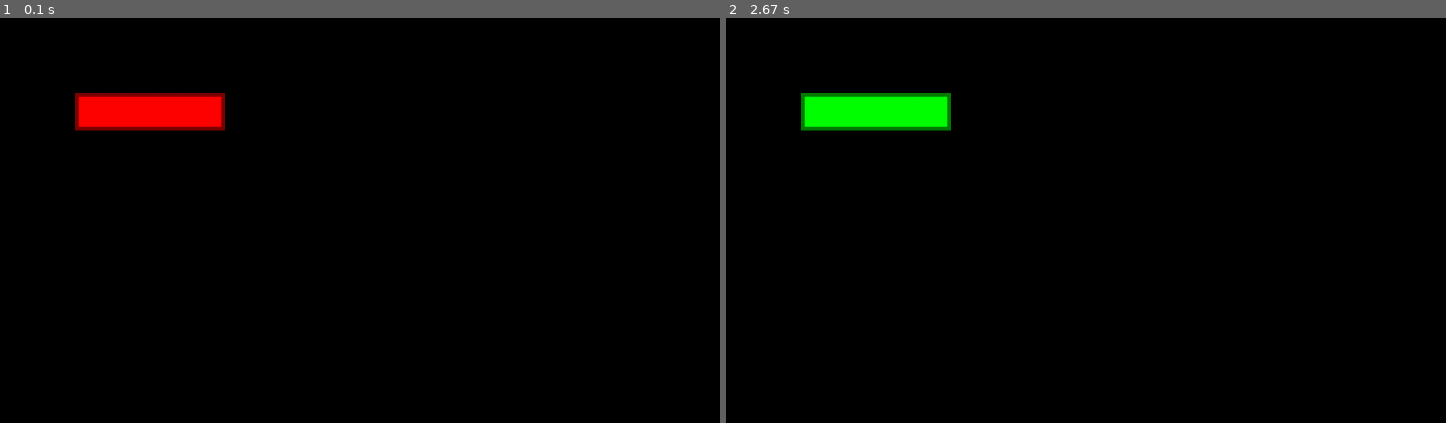
Above: before the commit, frames 1-2 (left to right).
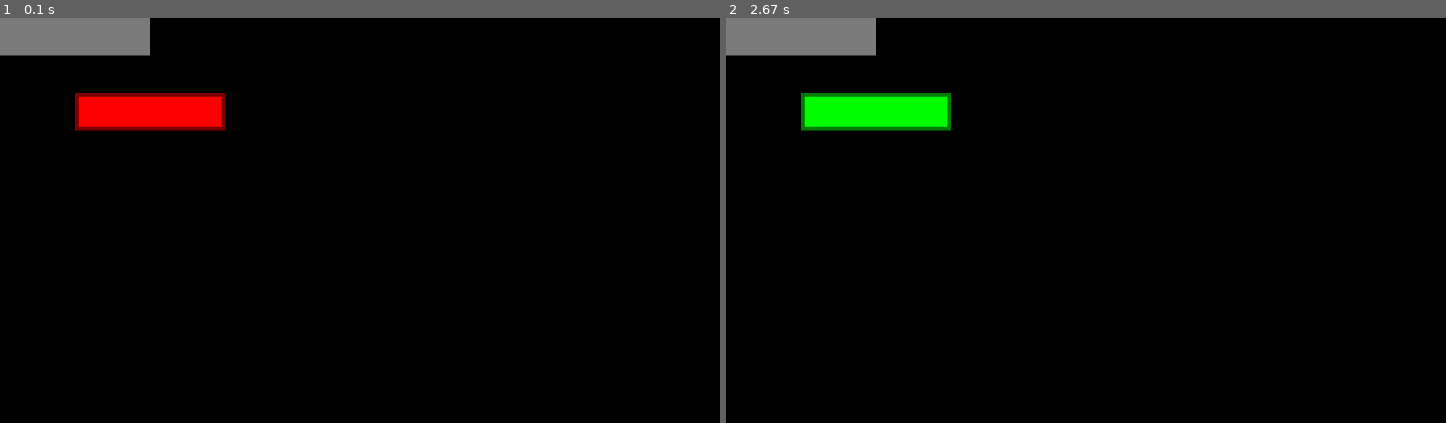
Above: after the commit, the same moments.

Repository: artieur262/jeu-sur-pygme-WIP-pas-de-nom
Game: pygame game, started from teste12.py
Two runs of this game, one before a commit and one after it. Both use one fixed random seed, a clock stepped at 60 frames per second and the inputs below.
Inputs (mouse positions are % of the whole screen's width and height, from its top left):
- Up to frame 1 (0.1 s): no input
- Up to frame 2 (2.67 s): click (10, 11) at 0.38 s; press the mouse at (10, 11) at 0.7 s; move the mouse to (10, 13) at 0.8 s; release the mouse at (10, 15) at 0.93 s; tap F at 2 s; click (10, 11) at 2.38 s
The pictures show only the part of the screen within x 0-50%, y 0-50%; the shares and areas given below are measured in that part.

The runs differ from the first frame. In frame 1, 2.0% of the frame differs, in the area x 0-21%, y 0-10%; in frame 2, 2.0%.

Commit message:
modification de teste12

Diff:
--- a/teste12.py
+++ b/teste12.py
@@ -4,6 +4,7 @@
 from py.graphique.actualisation_pygame import actualise_event, change_fullscreen, screen
 from py.interface.class_clavier import Clavier, Souris
 from py.interface.bouton import Bouton, ModeBouton
+from py.objet.objet_visuel import ObjetVisuel2D
 
 
 def main1():
@@ -51,6 +52,12 @@
         ModeBouton.CLIQUE,
     )
 
+    objet = ObjetVisuel2D(
+        (100, 100),
+        (200, 50),
+        TextureGenerateur(FONCTIONS["rectange_full_couleur"], (125, 125, 125)),
+    )
+
     while "quitter" not in event:
         event = actualise_event(clavier, souris)
         if "redimentione" in event:
@@ -67,6 +74,7 @@
         else:
             bouton.set_animation(0)
         screen.fill((0, 0, 0))
+        objet.afficher((-100, -100))
         bouton.afficher()
         pygame.display.flip()
     pygame.quit()
